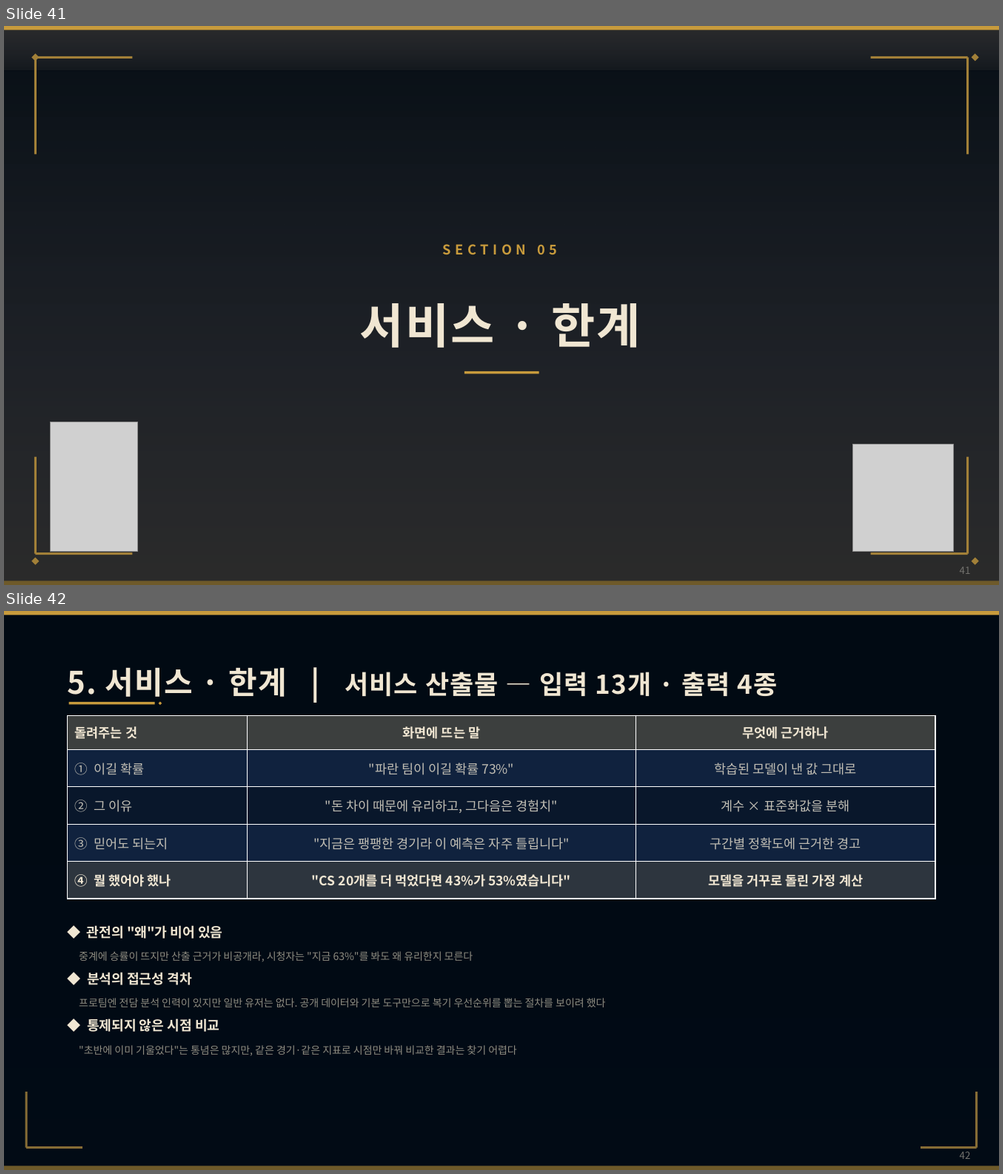
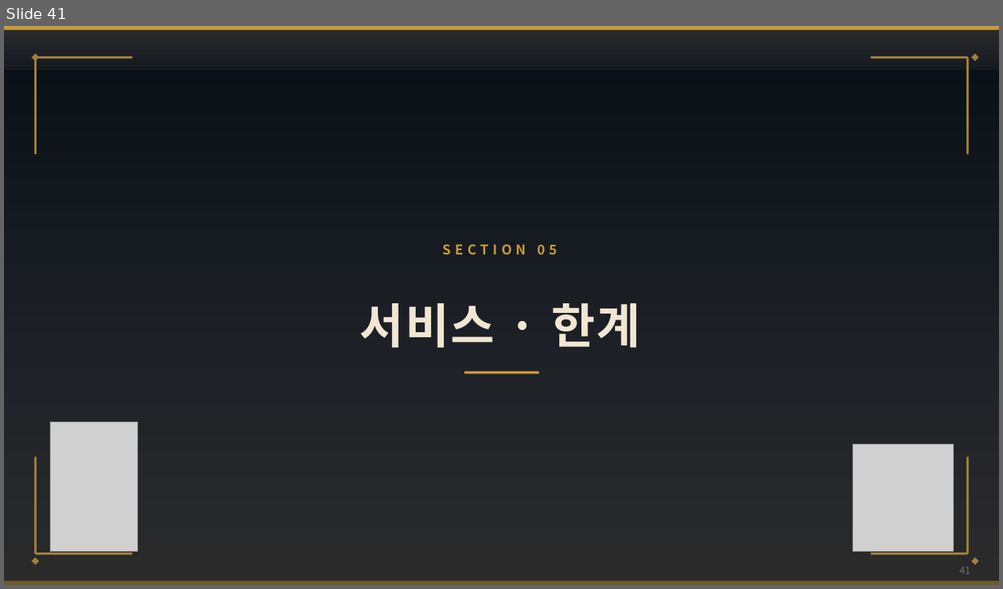
Before and after one commit to wpalswpa/project2608, a slide deck: LOLEX_발표_발표용 사본.pptx. Shown one above the other, each under a label of ours: slides 41 and 42 before the commit, slide 41 after it. The pictures are 1003x1174 and 1003x589 pixels, drawn with LibreOffice and Linux fonts; fonts in the diff are those of the drawing; grey boxes stand for pictures; background and template pictures are left out; a plain dark background stands for a picture behind light text. Boxes give left, top, right and bottom in pixels: in the first picture for what was removed or moved away, otherwise in the second. Text is boxed around its words. In the diff, an @@ line names an element or a change of style, - is before the commit and + after.

```diff
--- a/LOLEX_발표_발표용 사본.pptx
+++ b/LOLEX_발표_발표용 사본.pptx
@@ slide 42 removed at [4, 611, 999, 1170], background picture (left out) @@
@@ rectangle removed at [4, 611, 999, 1170] @@
@@ rectangle removed at [4, 611, 999, 1170] @@
@@ rectangle removed at [4, 611, 999, 615] @@
@@ text removed at [68, 667, 777, 702] @@
-5. 서비스 · 한계 | 서비스 산출물 — 입력 13개 · 출력 4종
@@ table removed at [68, 715, 935, 899], 5 rows, 3 columns @@
-돌려주는 것 | 화면에 뜨는 말 | 무엇에 근거하나
-① 이길 확률 | "파란 팀이 이길 확률 73%" | 학습된 모델이 낸 값 그대로
-② 그 이유 | "돈 차이 때문에 유리하고, 그다음은 경험치" | 계수 × 표준화값을 분해
-③ 믿어도 되는지 | "지금은 팽팽한 경기라 이 예측은 자주 틀립니다" | 구간별 정확도에 근거한 경고
-④ 뭘 했어야 했나 | "CS 20개를 더 먹었다면 43%가 53%였습니다" | 모델을 거꾸로 돌린 가정 계산
@@ rectangle removed at [69, 702, 155, 705] @@
@@ diamond removed at [159, 702, 162, 705] @@
@@ text removed at [79, 925, 606, 1056] @@
-◆ 관전의 "왜"가 비어 있음
-중계에 승률이 뜨지만 산출 근거가 비공개라, 시청자는 "지금 63%"를 봐도 왜 유리한지 모른다
-◆ 분석의 접근성 격차
-프로팀엔 전담 분석 인력이 있지만 일반 유저는 없다. 공개 데이터와 기본 도구만으로 복기 우선순위를 뽑는 절차를 보이려 했다
-◆ 통제되지 않은 시점 비교
-"초반에 이미 기울었다"는 통념은 많지만, 같은 경기·같은 지표로 시점만 바꿔 비교한 결과는 찾기 어렵다
@@ rectangle removed at [25, 1092, 27, 1148] @@
@@ rectangle removed at [976, 1092, 978, 1148] @@
@@ rectangle removed at [26, 1147, 82, 1149] @@
@@ rectangle removed at [920, 1147, 976, 1149] @@
@@ page number removed at [959, 1152, 970, 1159] @@
-42
@@ rectangle removed at [4, 1167, 999, 1170] @@
```
Also in this commit, not shown: 7 slides changed, 1 other slide removed, 3 other files.
